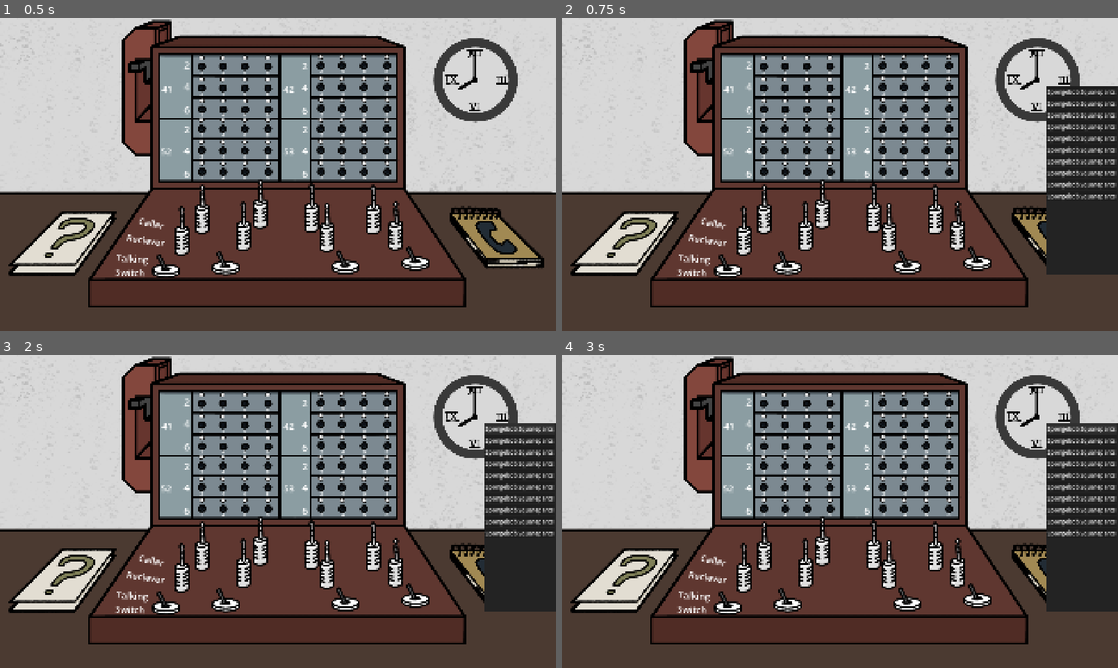
Above: before the commit, frames 1-4 (two rows, left to right).
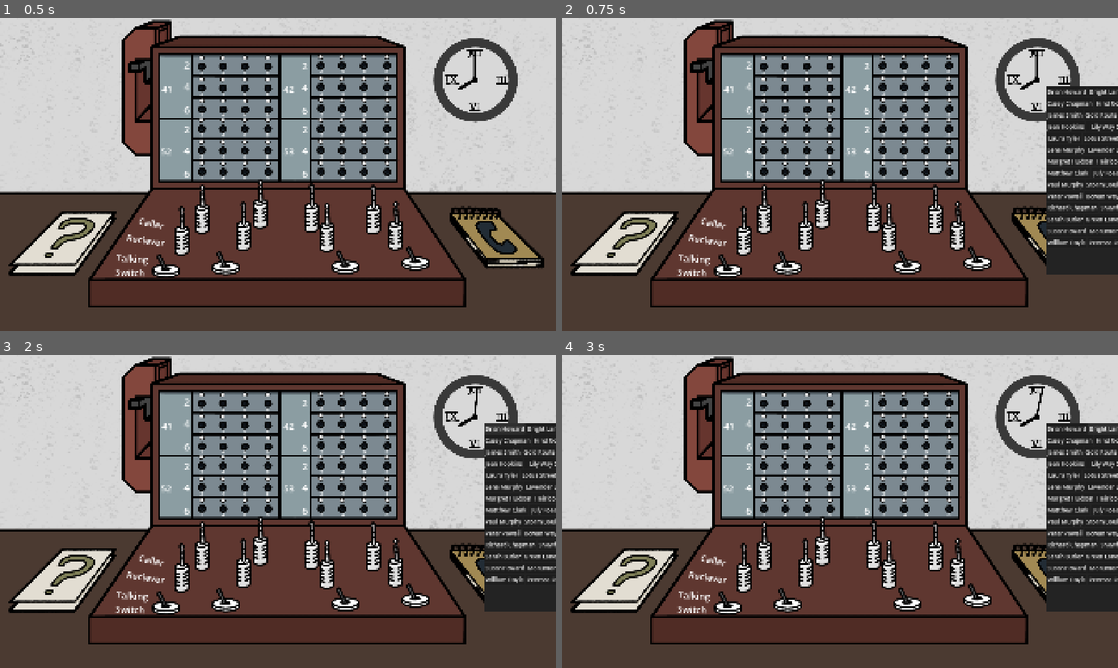
Above: after the commit, the same moments.

Repository: Arrenteks/LD60
Game: Godot game, scene res://scenes/GameArea.tscn
The game is run twice, just before and just after one commit, with the same random seed, the same clock (stepped at 60 frames per second) and the same inputs. This scene is started directly instead of the project's main scene. The engine's default icon, where the game draws it, is replaced by a stand-in: a white triangle on a blue panel in a dark square.
Inputs (mouse positions are in pixels of both pictures, inside the frame that each line leads up to):
- Up to frame 1 (0.5 s): no input
- Up to frame 2 (0.75 s): tap Enter at 0.5 s; drag from (1051, 237) to (623, 243) at 0.52 s
- Up to frame 3 (2 s): click (517, 430) at 1.25 s, where only the run before the commit has a clickable "Spongebob Squarepants"
- Up to frame 4 (3 s): click (1067, 430) at 2 s, where only the run after the commit has a clickable "Brian Howard"; click (1112, 430) at 2.75 s, where only the run after the commit has a clickable "Bright Lane 21"

Frame 1 is identical in both runs. In frame 2, 2.0% of the frame differs, in the area x 87-100%, y 22-73%; in frame 3, 2.0%; in frame 4, 2.1%, in the area x 82-100%, y 10-73%.

Commit message:
town and days and call sound

Diff:
--- a/ld-60/resources/Calls/Day1/Day1Call2.tres
+++ b/ld-60/resources/Calls/Day1/Day1Call2.tres
@@ -8,7 +8,7 @@
 [sub_resource type="Resource" id="Resource_1870m"]
 script = ExtResource("1_qya70")
 speaker = ExtResource("1_0h64v")
-text = "Hello! I wish to speak to the number 5242."
+text = "Hello! I wish to speak to the number 4148."
 metadata/_custom_type_script = "uid://dkijwy1pq2wnf"
 
 [sub_resource type="Resource" id="Resource_p42e8"]
--- a/ld-60/scenes/call_instance.tscn
+++ b/ld-60/scenes/call_instance.tscn
@@ -1,6 +1,13 @@
 [gd_scene format=3 uid="uid://brdo8ibfvevex"]
 
 [ext_resource type="Script" uid="uid://6afvhy87u88h" path="res://scripts/call_instance.gd" id="1_0lqlx"]
+[ext_resource type="AudioStream" uid="uid://drqxutpprjyhd" path="res://audio/audiofiles/Amoll.wav" id="2_gld2t"]
 
 [node name="CallInstance" type="Node2D" unique_id=1279693697]
 script = ExtResource("1_0lqlx")
+
+[node name="Switch" type="AudioStreamPlayer" parent="." unique_id=1003490107]
+stream = ExtResource("2_gld2t")
+volume_db = 7.81
+pitch_scale = 2.0
+bus = &"Effects"
--- a/ld-60/scenes/telephone_book.tscn
+++ b/ld-60/scenes/telephone_book.tscn
@@ -2,6 +2,21 @@
 
 [ext_resource type="Script" uid="uid://cjl50ysqh2cff" path="res://scripts/telephone_book.gd" id="1_ukddc"]
 [ext_resource type="Theme" uid="uid://bj3n7tyqjwgod" path="res://themes/telephone_book.tres" id="1_wdrb8"]
+[ext_resource type="Script" uid="uid://bdfjjmb558mr7" path="res://resources/person_resources.gd" id="3_x5imw"]
+[ext_resource type="Resource" uid="uid://cv2vrkuwvhjfu" path="res://resources/Person/Bellport/Brian Howard/BrianHoward.tres" id="4_j5wbm"]
+[ext_resource type="Resource" uid="uid://b0dsknauij3i3" path="res://resources/Person/Bellport/Susan Howard/SusanHoward.tres" id="5_51nva"]
+[ext_resource type="Resource" uid="uid://8dggi2xpgyvm" path="res://resources/Person/Bellport/William Doyle/WilliamDoyle.tres" id="6_mf578"]
+[ext_resource type="Resource" uid="uid://dvcrad2w4vbtk" path="res://resources/Person/Fayshield/Jean Hopkins/JeanHopkins.tres" id="7_qnwh3"]
+[ext_resource type="Resource" uid="uid://ct41j2vwpotr5" path="res://resources/Person/Fayshield/Laura Tyler/LauraTyler.tres" id="8_igylw"]
+[ext_resource type="Resource" uid="uid://buryvstdvnwdm" path="res://resources/Person/Fayshield/Margret Hudson/MargretHudson.tres" id="9_xf1dj"]
+[ext_resource type="Resource" uid="uid://cmvflldb1es2y" path="res://resources/Person/Fayshield/Matthew Clarke/MatthewClark.tres" id="10_x2qtq"]
+[ext_resource type="Resource" uid="uid://ni2cnwi60axq" path="res://resources/Person/Holloward/Casey Chapman/CaseyChapman.tres" id="11_eo6q6"]
+[ext_resource type="Resource" uid="uid://dv3l127q5y620" path="res://resources/Person/Holloward/Lena Murphy/LenaMurphy.tres" id="12_2j2aw"]
+[ext_resource type="Resource" uid="uid://toe6wmjv3adn" path="res://resources/Person/Holloward/Paul Murphy/PaulMurphy.tres" id="13_e8a7k"]
+[ext_resource type="Resource" uid="uid://cqy2uqxsbadxb" path="res://resources/Person/Holloward/Richard Chapman/RichardChapman.tres" id="14_s7btq"]
+[ext_resource type="Resource" uid="uid://djq2atw6fbbw8" path="res://resources/Person/Winterholde/James Smith/JamesSmith.tres" id="15_oqmk7"]
+[ext_resource type="Resource" uid="uid://e108mppdbg7n" path="res://resources/Person/Winterholde/Peter Powell/PeterPowell.tres" id="16_q4lay"]
+[ext_resource type="Resource" uid="uid://bws13q6m44ed1" path="res://resources/Person/Winterholde/Sarah Butler/SarahButler.tres" id="17_tve2y"]
 
 [node name="TelephoneBook" type="Control" unique_id=1928895459]
 layout_mode = 3
@@ -13,6 +28,7 @@
 grow_vertical = 2
 theme = ExtResource("1_wdrb8")
 script = ExtResource("1_ukddc")
+people = Array[ExtResource("3_x5imw")]([ExtResource("4_j5wbm"), ExtResource("5_51nva"), ExtResource("6_mf578"), ExtResource("7_qnwh3"), ExtResource("8_igylw"), ExtResource("9_xf1dj"), ExtResource("10_x2qtq"), ExtResource("11_eo6q6"), ExtResource("12_2j2aw"), ExtResource("13_e8a7k"), ExtResource("14_s7btq"), ExtResource("15_oqmk7"), ExtResource("16_q4lay"), ExtResource("17_tve2y")])
 
 [node name="ColorRect" type="ColorRect" parent="." unique_id=497948910]
 layout_mode = 0
--- a/ld-60/scenes/telephone_book_row.tscn
+++ b/ld-60/scenes/telephone_book_row.tscn
@@ -16,6 +16,10 @@
 layout_mode = 2
 size_flags_horizontal = 3
 
+[node name="Town" parent="." unique_id=1132322927 instance=ExtResource("2_7akjw")]
+layout_mode = 2
+size_flags_horizontal = 3
+
 [node name="TelephoneNumber" parent="." unique_id=1818843928 instance=ExtResource("2_7akjw")]
 layout_mode = 2
 size_flags_horizontal = 3
--- a/ld-60/scripts/DialogSystem/dialog_window.gd
+++ b/ld-60/scripts/DialogSystem/dialog_window.gd
@@ -57,7 +57,7 @@
 	if current_call_position < 0:
 		current_dialogue = current_call.diaologue[current_call_position]
 		active_speaker = current_call.caller
-		active_text = current_call.diaologue[0].text #TODO
+		active_text = current_call.caller_request.text #TODO
 	# else advance the dialogue
 	else:
 		current_dialogue = current_call.diaologue[current_call_position]
--- a/ld-60/scripts/call_instance.gd
+++ b/ld-60/scripts/call_instance.gd
@@ -8,6 +8,9 @@
 var plgCaller : PhoneLogicGroup # Light and Hole of caller
 var plgReciever : PhoneLogicGroup # light and hole of reciever
 var call_rev_group : CallRevGroup # teh cluster of cabels and the switch
+
+@onready var sound: AudioStreamPlayer = $Switch
+
 
 var d : DialogueWindow
 # Called when the node enters the scene tree for the first time.
@@ -35,6 +38,7 @@
 	self.call_rev_group = call_rev_group
 
 	plgCaller.modluate_signal(Color(0.852, 0.431, 0.223, 1.0))
+
 	if call_rev_group.schalter.get_talking():
 		start_Caller_request()
 
@@ -72,7 +76,8 @@
 	#print("registered")
 	#print(plgCaller)
 	#print(plgReciever)
-	plgCaller.modluate_signal(Color(0.996, 1.0, 0.192, 1.0))
+	plgCaller.modluate_signal(Color(1.0, 0.783, 0.0, 1.0))
+	sound.play()
 
 func start_Caller_request():
 	status = CallManager.CallStatus.CallerRequestAcceptet
--- a/ld-60/scripts/globals/tickengine.gd
+++ b/ld-60/scripts/globals/tickengine.gd
@@ -15,6 +15,24 @@
 var game_time_event_dictionary : Dictionary[String, Game_Routine_Event]
 
 const TEST_CALL = preload("uid://i1bayk800x8w")
+const DAY_1_CALL_1 = preload("uid://c3a21lxov6x2f")
+const DAY_1_CALL_2 = preload("uid://btpkkalwsh1dp")
+const DAY_1_CALL_3 = preload("uid://csqb133mby48f")
+const DAY_1_CALL_4 = preload("uid://dij5iyklq8d2o")
+
+const DAY_2_CALL_1 = preload("uid://cd0y7g4unluje")
+const DAY_2_CALL_2 = preload("uid://ca1cqv4dcdflj")
+const DAY_2_CALL_3 = preload("uid://cb5yh5u8xtfj0")
+const DAY_2_CALL_4 = preload("uid://c0e1oprup5eov")
+const DAY_2_CALL_5 = preload("uid://bkh0b53ijonwo")
+
+const DAY_3_CALL_1 = preload("uid://brcdnrt3vjvfi")
+const DAY_3_CALL_2 = preload("uid://bqkmp1g2s1bgo")
+const DAY_3_CALL_3 = preload("uid://280uxl0t8sbt")
+const DAY_3_CALL_4 = preload("uid://bjvtgsqavk45v")
+const DAY_3_CALL_5 = preload("uid://bbrs27338wqcp")
+const DAY_3_CALL_6 = preload("uid://c2xcsl0uc5jcb")
+
 
 var day: int = 1
 
@@ -24,7 +42,8 @@
 
 # Called when the node enters the scene tree for the first time.
 func _ready() -> void:
-	toggle_pause()
+	#toggle_pause()
+	start_day()
 	game_time = Game_Time.new(start_hour_tens, start_hour_first, start_minute_tens, start_minute_first)
 	tick_timer.start(tick_timer_duration);
 
@@ -41,11 +60,23 @@
 	game_time_event_dictionary["16:00"] = Game_Routine_Event.new(GameRoutineEventType.EndDay)
 	match day:
 		1:
-			game_time_event_dictionary["08:05"] = Game_Routine_Event.new(GameRoutineEventType.Call, TEST_CALL)
+			game_time_event_dictionary["08:20"] = Game_Routine_Event.new(GameRoutineEventType.Call, DAY_1_CALL_1)
+			game_time_event_dictionary["10:20"] = Game_Routine_Event.new(GameRoutineEventType.Call, DAY_1_CALL_2)
+			game_time_event_dictionary["12:20"] = Game_Routine_Event.new(GameRoutineEventType.Call, DAY_1_CALL_3)
+			game_time_event_dictionary["14:20"] = Game_Routine_Event.new(GameRoutineEventType.Call, DAY_1_CALL_4)
 		2:
-			game_time_event_dictionary["08:05"] = Game_Routine_Event.new(GameRoutineEventType.Call, TEST_CALL)
+			game_time_event_dictionary["08:10"] = Game_Routine_Event.new(GameRoutineEventType.Call, DAY_2_CALL_1)
+			game_time_event_dictionary["9:50"] = Game_Routine_Event.new(GameRoutineEventType.Call, DAY_2_CALL_2)
+			game_time_event_dictionary["11:40"] = Game_Routine_Event.new(GameRoutineEventType.Call, DAY_2_CALL_3)
+			game_time_event_dictionary["13:30"] = Game_Routine_Event.new(GameRoutineEventType.Call, DAY_2_CALL_4)
+			game_time_event_dictionary["14:40"] = Game_Routine_Event.new(GameRoutineEventType.Call, DAY_2_CALL_5)
 		3:
-			game_time_event_dictionary["08:05"] = Game_Routine_Event.new(GameRoutineEventType.Call, TEST_CALL)
+			game_time_event_dictionary["08:10"] = Game_Routine_Event.new(GameRoutineEventType.Call, DAY_3_CALL_1)
+			game_time_event_dictionary["9:50"] = Game_Routine_Event.new(GameRoutineEventType.Call, DAY_3_CALL_2)
+			game_time_event_dictionary["11:00"] = Game_Routine_Event.new(GameRoutineEventType.Call, DAY_3_CALL_3)
+			game_time_event_dictionary["12:30"] = Game_Routine_Event.new(GameRoutineEventType.Call, DAY_3_CALL_4)
+			game_time_event_dictionary["13:30"] = Game_Routine_Event.new(GameRoutineEventType.Call, DAY_3_CALL_5)
+			game_time_event_dictionary["14:40"] = Game_Routine_Event.new(GameRoutineEventType.Call, DAY_3_CALL_6)
 		_:
 			print("This is the end of all time.")
 
--- a/ld-60/scripts/questions/drag_and_drop_question_row_datas.gd
+++ b/ld-60/scripts/questions/drag_and_drop_question_row_datas.gd
@@ -11,5 +11,5 @@
 	data_text.text = data._get_text()
 
 func _on_button_pressed() -> void:
-	removal_triggered.emit()
+	removal_triggered.emit(index)
 	self.queue_free()
--- a/ld-60/scripts/questions/drag_drop_question_row.gd
+++ b/ld-60/scripts/questions/drag_drop_question_row.gd
@@ -15,7 +15,7 @@
 	questiontext.text = attched_question.questionText
 
 func _can_drop_data(at_position: Vector2, data: Variant) -> bool:
-	return data is AddressData || data is NameData || data is TelephoneNumberData
+	return data is AddressData || data is NameData || data is TelephoneNumberData || data is TownData
 
 func _drop_data(at_position: Vector2, data: Variant) -> void:
 	person_datas.append(data)
--- a/ld-60/scripts/telephone_book.gd
+++ b/ld-60/scripts/telephone_book.gd
@@ -4,12 +4,12 @@
 @onready var page: VBoxContainer = $Page
 
 const TEMP_PERSON: PersonResource = preload("uid://bf08012vro2ae")
+@export var people : Array[PersonResource]
 
 func _ready() -> void:
-
-	for i in range(10):
+	people.sort_custom(func (a:PersonResource,b:PersonResource): return a.name._get_text() < b.name._get_text())
+	for i in people:
 		var new_row: TelephoneBookRow = TELEPHONE_BOOK_ROW.instantiate()
 		page.add_child(new_row)
-		new_row.person = TEMP_PERSON
+		new_row.person = i
 		new_row.set_person_data()
-		#new_row.random_bs_go()
--- a/ld-60/scripts/telephone_book_row.gd
+++ b/ld-60/scripts/telephone_book_row.gd
@@ -10,17 +10,21 @@
 @onready var person_name_button: TelephoneBookDragable = $Name
 @onready var address_button: TelephoneBookDragable = $Address
 @onready var telephone_number_button: TelephoneBookDragable = $TelephoneNumber
+@onready var town_button: TelephoneBookDragable = $Town
 
-func set_text(_name: String, _address: String, _telephone_number: String) -> void:
+func set_text(_name: String, _address: String, _telephone_number: String, _town : String) -> void:
 	person_name_button.text = _name
 	address_button.text = _address
 	telephone_number_button.text = _telephone_number
+	town_button.text = _town
 
 func set_person_data() -> void:
-	set_text(person.name._get_text(), person.address._get_text(), person.telephone_number._get_text())
+	set_text(person.name._get_text(), person.address._get_text(), person.telephone_number._get_text(), person.town._get_text())
 	person_name_button.person_data = person.name
 	address_button.person_data = person.address
 	telephone_number_button.person_data = person.telephone_number
+	town_button.person_data = person.town
+
 
 #func random_bs_go() -> void:
 	#var new_name = generate_word(characters, 10)
